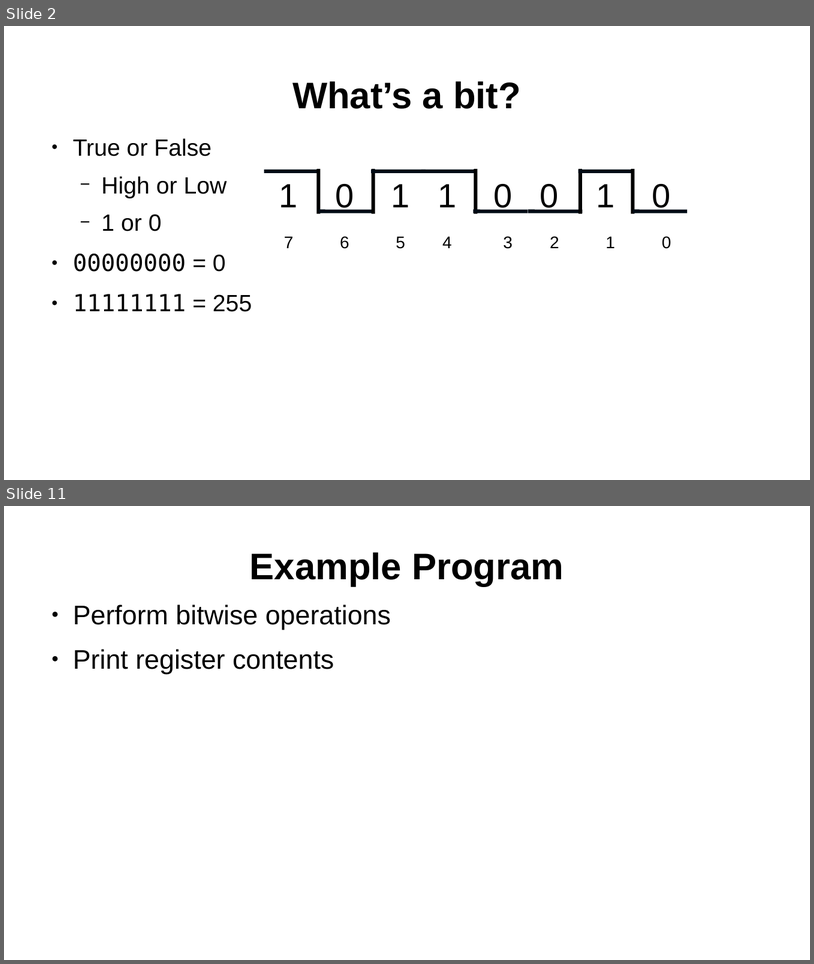
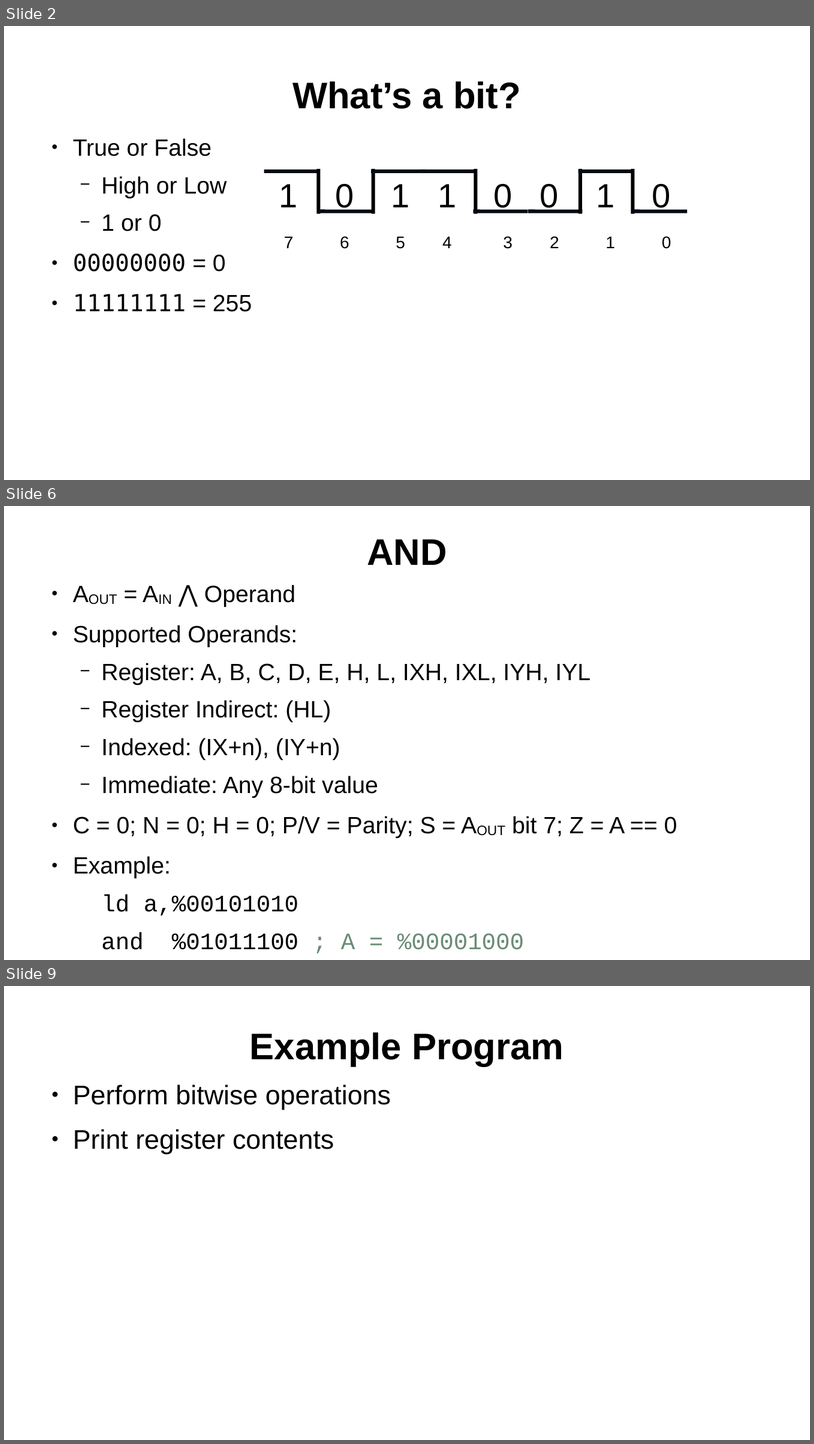
Before and after one commit to SlithyMatt/zxs-assembly-tutorial, a slide deck: Lesson7/Lesson7.odp. Shown one above the other, each under a label of ours: slides 2 and 11 before the commit, slides 2, 6 and 9 after it; the slides between them are not shown. The pictures are 814x964 and 814x1444 pixels, drawn with LibreOffice and Linux fonts; fonts in the diff are those of the drawing. Boxes give left, top, right and bottom in pixels: in the first picture for what was removed or moved away, otherwise in the second. Text is boxed around its words. In the diff, an @@ line names an element or a change of style, - is before the commit and + after.

```diff
--- a/Lesson7/Lesson7.odp
+++ b/Lesson7/Lesson7.odp
@@ slide 6 added at box(4, 506, 810, 960), background #FFFFFF @@
@@ title added at box(367, 539, 447, 565), 44 pt, text #000000, bold @@
+AND
@@ text added at box(73, 585, 678, 949), 28 pt, text #000000 @@
+● AOUT = AIN ⋀ Operand
+● Supported Operands:
+  − Register: A, B, C, D, E, H, L, IXH, IXL, IYH, IYL
+  − Register Indirect: (HL)
+  − Indexed: (IX+n), (IY+n)
+  − Immediate: Any 8-bit value
+● C = 0; N = 0; H = 0; P/V = Parity; S = AOUT bit 7; Z = A == 0
+● Example:
+  ld a,%00101010
+  and %01011100 ; A = %00001000
@@ what was slide 11 is now slide 9 @@
```
Also in this commit, not shown: 5 other slides added, 8 slides removed.
